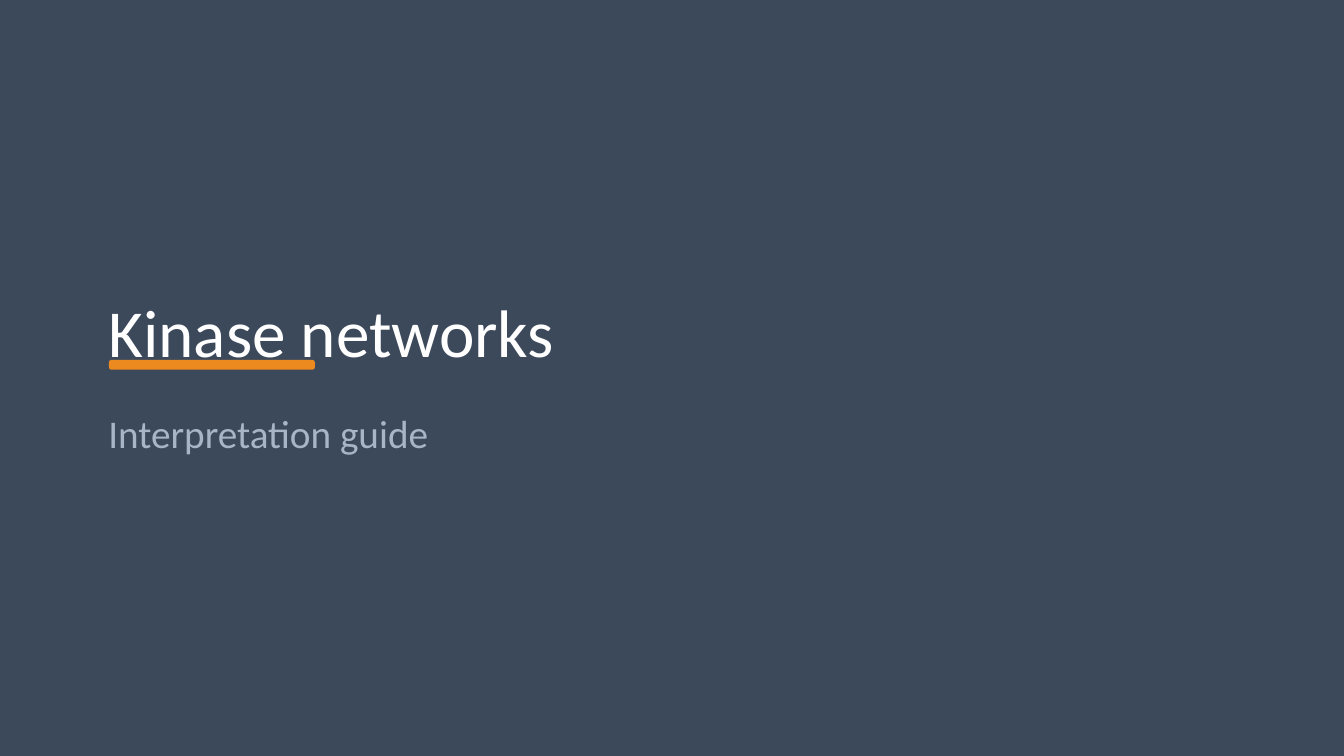
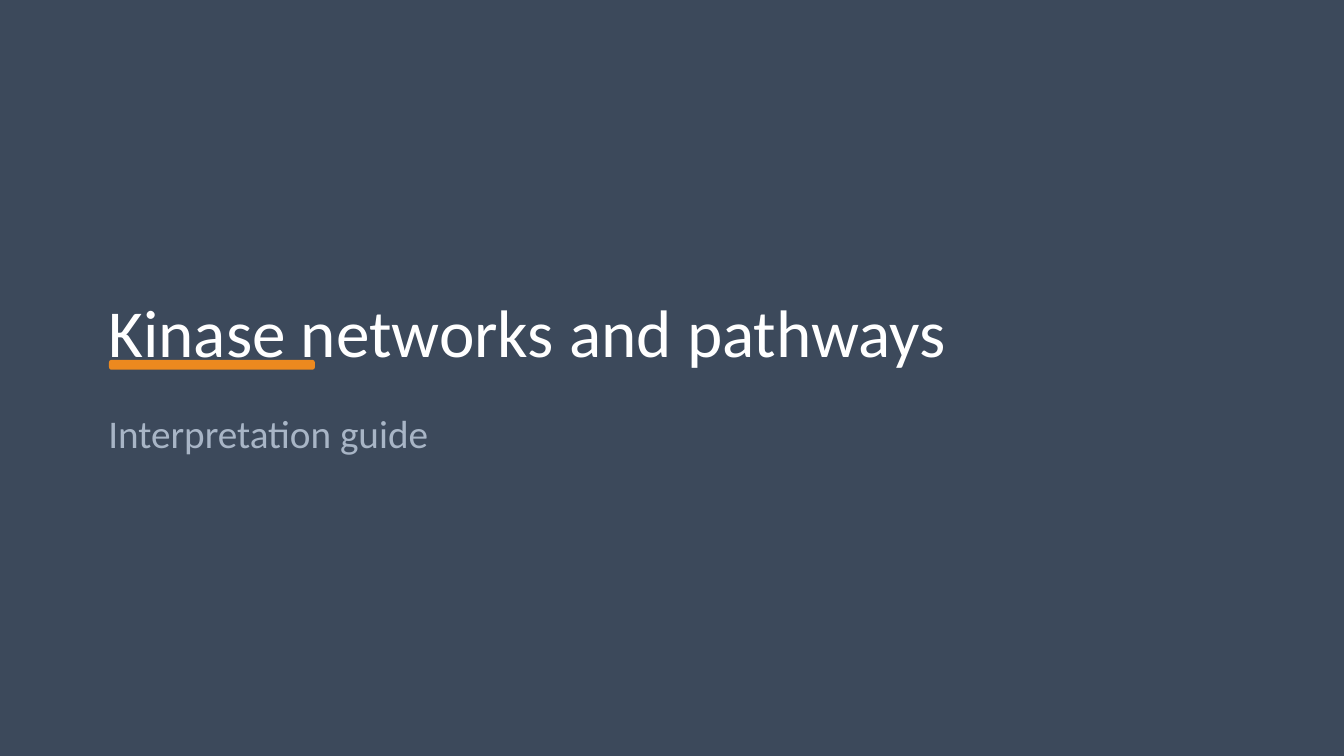
Before and after one commit to pamgene/Network_generation, a slide deck: slide 1 of UKA_networks_interpretation_guide.pptx. Drawn at 1344x756 pixels with LibreOffice and Linux fonts; fonts in the diff are those of the drawing; background and template pictures are left out. Boxes give left, top, right and bottom in pixels: in the first picture for what was removed or moved away, otherwise in the second. Text is boxed around its words. In the diff, an @@ line names an element or a change of style, - is before the commit and + after.

```diff
--- a/UKA_networks_interpretation_guide.pptx
+++ b/UKA_networks_interpretation_guide.pptx
@@ text at bbox=[108, 310, 945, 370]: text changed @@
-Kinase networks
+Kinase networks and pathways
```
Also in this commit, not shown: 4 other slides changed, 1 slide added, 10 other files.
